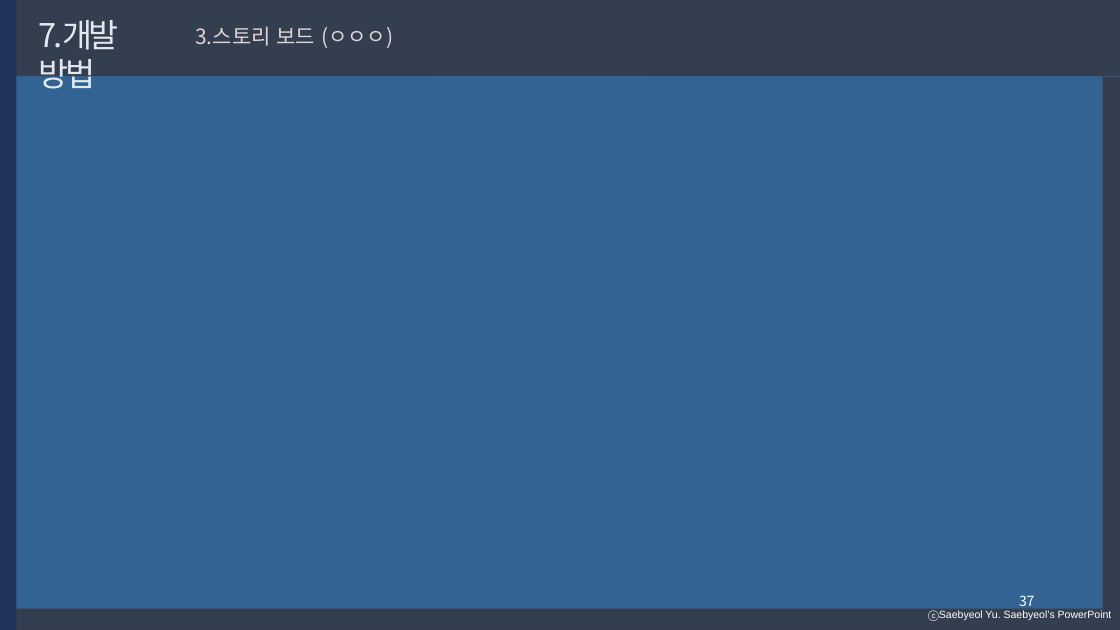
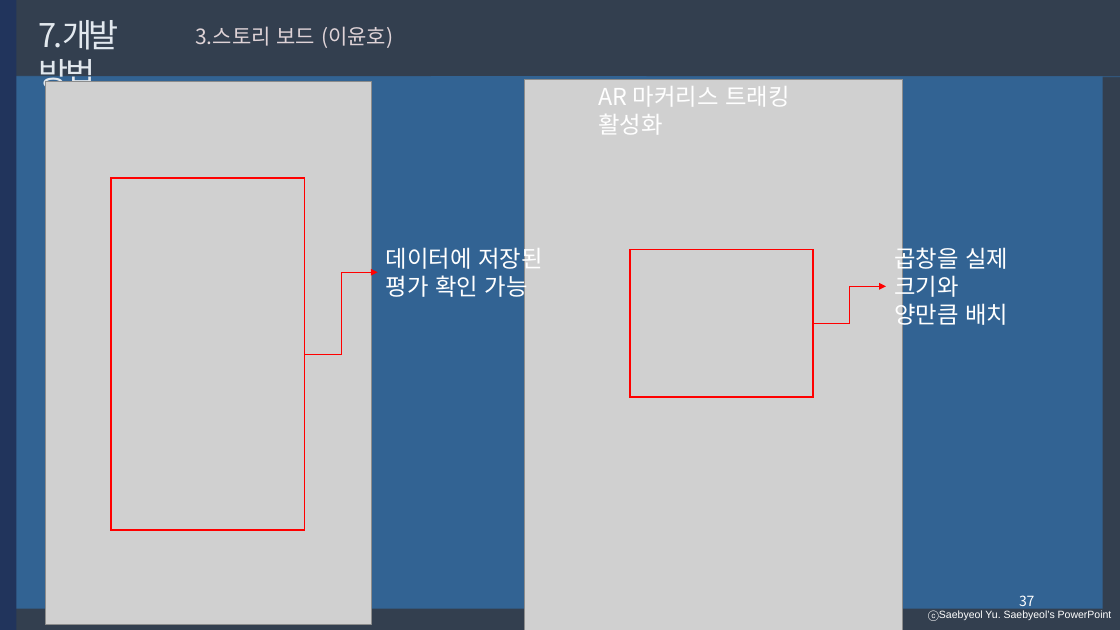
Before and after one commit to developerYHLee/University_Homework, a slide deck: slide 37 of 기말과제.pptx. Drawn at 1120x630 pixels with LibreOffice and Linux fonts; fonts in the diff are those of the drawing; grey boxes stand for pictures. Boxes give left, top, right and bottom in pixels: in the first picture for what was removed or moved away, otherwise in the second. Text is boxed around its words. In the diff, an @@ line names an element or a change of style, - is before the commit and + after.

```diff
--- a/기말과제.pptx
+++ b/기말과제.pptx
@@ text at box(195, 26, 393, 48): text changed @@
-3.스토리 보드 (ㅇㅇㅇ)
+3.스토리 보드 (이윤호)
@@ picture added at box(45, 82, 371, 624) @@
@@ picture added at box(525, 79, 903, 630) @@
@@ text added at box(598, 86, 789, 134), 20 pt, text #FFFFFF @@
+AR 마커리스 트래킹 활성화
@@ rectangle added at box(111, 178, 304, 530), outline #FF0000 1.5 pt @@
@@ text added at box(386, 243, 542, 301), 20 pt, text #FFFFFF @@
+데이터에 저장된 평가 확인 가능
@@ rectangle added at box(630, 250, 813, 397), outline #FF0000 1.5 pt @@
@@ text added at box(894, 243, 1008, 329), 20 pt, text #FFFFFF @@
+곱창을 실제 크기와 양만큼 배치
@@ elbow arrow added from (304, 355) to (378, 272), #FF0000 0.5 pt @@
@@ elbow arrow added from (813, 323) to (886, 287), #FF0000 0.5 pt @@
```
Also in this commit, not shown: 6 other slides changed.
